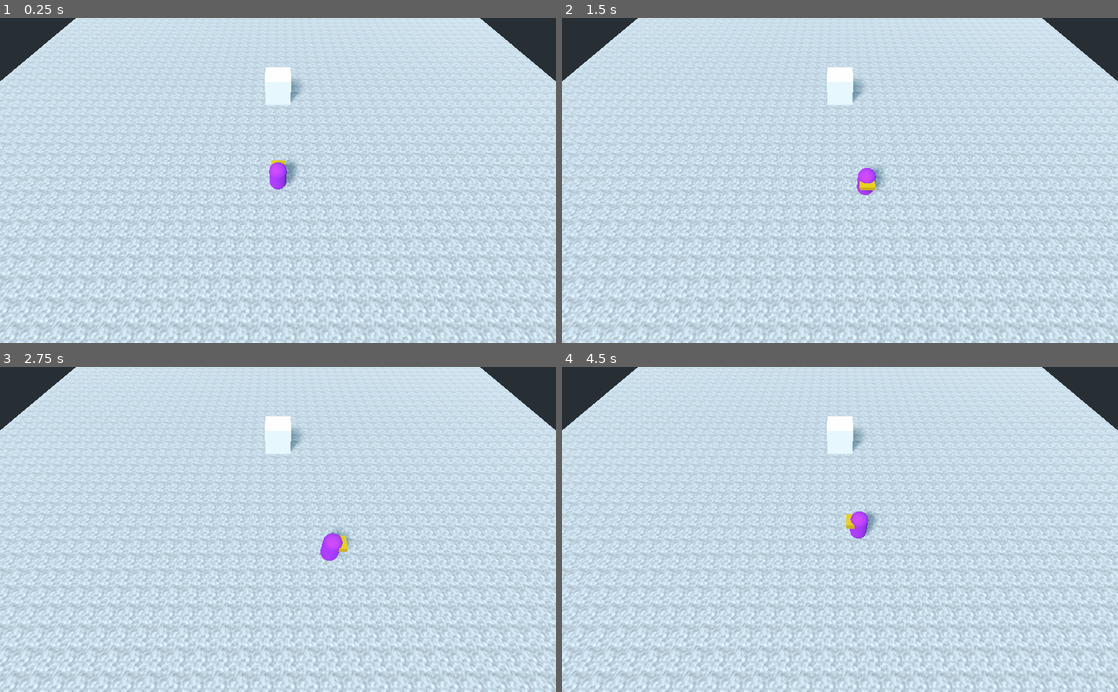
Above: before the commit, frames 1-4 (two rows, left to right).
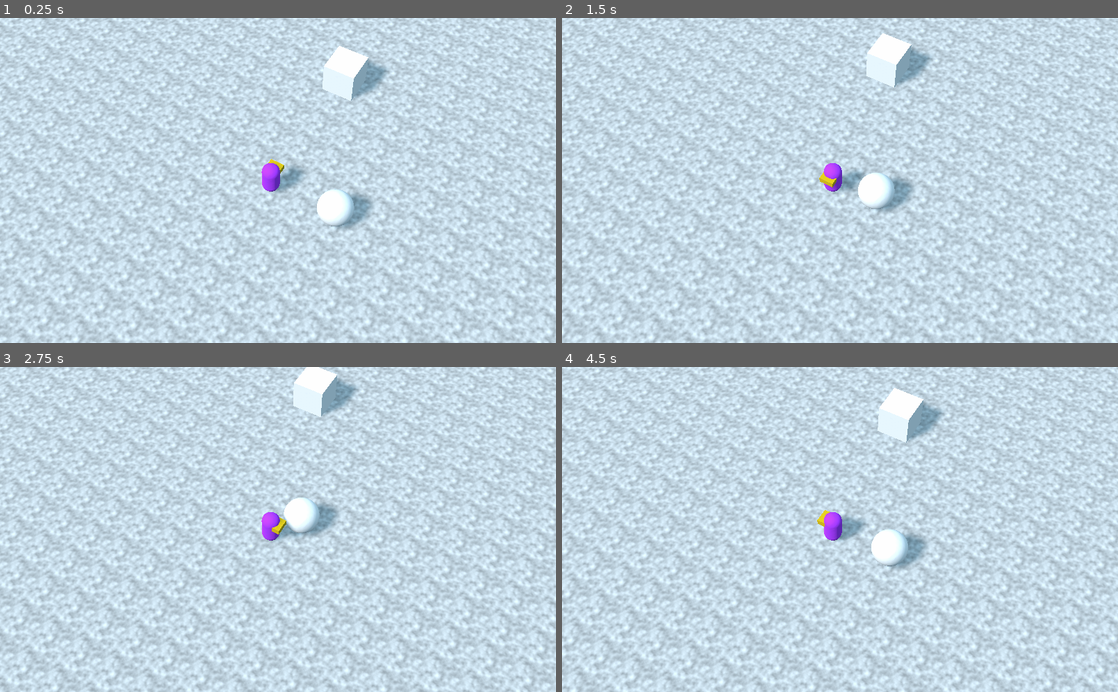
Above: after the commit, the same moments.

Repository: hellocld/ogam-2109
Game: Godot game, scene res://Testing/CharacterTest.tscn
The game is run twice, just before and just after one commit, with the same random seed, the same clock (stepped at 60 frames per second) and the same inputs. The project has no main scene, so this scene is started directly.
Inputs:
- Up to frame 1 (0.25 s): no input
- Up to frame 2 (1.5 s): tap Enter at 0.5 s; hold Right (char_move_right) 0.53-1.28 s; hold Z (char_interact) 0.53-1.28 s; hold Down (char_move_down) from 1.28 s (still down); tap Z (char_interact) at 1.35 s
- Up to frame 3 (2.75 s): release Down (char_move_down) at 2.03 s; hold Right (char_move_right) from 2.03 s (still down); hold Z (char_interact) from 2.03 s (still down)
- Up to frame 4 (4.5 s): release Right (char_move_right) at 2.78 s; release Z (char_interact) at 2.78 s; hold Up (char_move_up) 2.78-3.53 s; tap Z (char_interact) at 2.85, 4.35 s; hold Z (char_interact) 3.53-4.28 s; hold Left (char_move_left) from 3.53 s (still down)

The runs differ from the first frame. In frame 1, 26% of the frame differs, in the area x 0-100%, y 0-100%; in frame 2, 26%; in frame 3, 26%; in frame 4, 26%.

Commit message:
Basic camera, interactive element logic

Diff:
--- /dev/null
+++ b/Testing/Camera.gd
@@ -0,0 +1,19 @@
+extends Camera
+
+
+export(NodePath) var TargetNode
+
+var _target:Spatial
+var _offset:Vector3
+
+
+func _ready():
+	_offset = global_transform.origin
+	if TargetNode:
+		_target = get_node(TargetNode)
+
+
+func _process(_delta):
+	if !_target:
+		return
+	global_transform.origin = _target.global_transform.origin + _offset
--- a/Testing/CharacterTest.tscn
+++ b/Testing/CharacterTest.tscn
@@ -1,6 +1,9 @@
-[gd_scene load_steps=13 format=2]
+[gd_scene load_steps=19 format=2]
 
 [ext_resource path="res://Testing/PlayerCharacter.gd" type="Script" id=1]
+[ext_resource path="res://Testing/Camera.gd" type="Script" id=2]
+[ext_resource path="res://Testing/InteractableStaticBody.gd" type="Script" id=3]
+[ext_resource path="res://Testing/Interactable.gd" type="Script" id=4]
 
 [sub_resource type="SpatialMaterial" id=1]
 albedo_color = Color( 0.713726, 0.211765, 0.968627, 1 )
@@ -18,6 +21,8 @@
 [sub_resource type="CapsuleShape" id=9]
 radius = 0.5
 
+[sub_resource type="SphereShape" id=12]
+
 [sub_resource type="OpenSimplexNoise" id=5]
 
 [sub_resource type="NoiseTexture" id=6]
@@ -26,7 +31,7 @@
 
 [sub_resource type="SpatialMaterial" id=7]
 albedo_texture = SubResource( 6 )
-uv1_scale = Vector3( 50, 50, 1 )
+uv1_scale = Vector3( 25, 25, 1 )
 
 [sub_resource type="QuadMesh" id=8]
 material = SubResource( 7 )
@@ -36,10 +41,17 @@
 
 [sub_resource type="BoxShape" id=11]
 
+[sub_resource type="SphereMesh" id=13]
+
+[sub_resource type="SphereShape" id=14]
+
 [node name="Spatial" type="Spatial"]
 
 [node name="Camera" type="Camera" parent="."]
-transform = Transform( 1, 0, 0, 0, 0.573576, 0.819152, 0, -0.819152, 0.573576, 0, 12, 8 )
+transform = Transform( 0.866025, -0.409576, 0.286788, 0, 0.573576, 0.819152, -0.5, -0.709406, 0.496732, 12, 34, 20 )
+fov = 25.0
+script = ExtResource( 2 )
+TargetNode = NodePath("../Character")
 
 [node name="Character" type="KinematicBody" parent="."]
 script = ExtResource( 1 )
@@ -58,6 +70,13 @@
 transform = Transform( 1, 0, 0, 0, -4.37114e-08, 1, 0, -1, -4.37114e-08, 0, 1, 0 )
 shape = SubResource( 9 )
 
+[node name="InteractArea" type="Area" parent="Character"]
+transform = Transform( 1, 0, 0, 0, 1, 0, 0, 0, 1, 0, 1, -1.1 )
+
+[node name="CollisionShape" type="CollisionShape" parent="Character/InteractArea"]
+transform = Transform( 1, 0, 0, 0, 1, 0, 0, 0, 1, 0, 0, 0.2 )
+shape = SubResource( 12 )
+
 [node name="Floor" type="Spatial" parent="."]
 
 [node name="MeshInstance" type="MeshInstance" parent="Floor"]
@@ -68,6 +87,7 @@
 [node name="DirectionalLight" type="DirectionalLight" parent="."]
 transform = Transform( 0.868095, 0.36842, -0.332683, 0, 0.670193, 0.742186, 0.496398, -0.644288, 0.581792, 0, 0, 0 )
 shadow_enabled = true
+directional_shadow_mode = 0
 
 [node name="StaticBody" type="StaticBody" parent="."]
 transform = Transform( 1, 0, 0, 0, 1, 0, 0, 0, 1, 0, 0, -9 )
@@ -80,3 +100,22 @@
 [node name="CollisionShape" type="CollisionShape" parent="StaticBody"]
 transform = Transform( 1, 0, 0, 0, 1, 0, 0, 0, 1, 0, 1, 0 )
 shape = SubResource( 11 )
+
+[node name="Interactable" type="Spatial" parent="."]
+transform = Transform( 1, 0, 0, 0, 1, 0, 0, 0, 1, 4, 1, 0 )
+script = ExtResource( 4 )
+
+[node name="MeshInstance" type="MeshInstance" parent="Interactable"]
+mesh = SubResource( 13 )
+material/0 = null
+
+[node name="StaticBody" type="StaticBody" parent="Interactable"]
+collision_mask = 3
+script = ExtResource( 3 )
+
+[node name="CollisionShape" type="CollisionShape" parent="Interactable/StaticBody"]
+shape = SubResource( 14 )
+
+[connection signal="body_entered" from="Character/InteractArea" to="Character" method="_on_InteractArea_body_entered"]
+[connection signal="body_exited" from="Character/InteractArea" to="Character" method="_on_InteractArea_body_exited"]
+[connection signal="interacted_with" from="Interactable/StaticBody" to="Interactable" method="_on_StaticBody_interacted_with"]
--- /dev/null
+++ b/Testing/Interactable.gd
@@ -0,0 +1,7 @@
+extends Spatial
+
+
+
+
+func _on_StaticBody_interacted_with() -> void:
+	print_debug("I was interacted with!")
--- /dev/null
+++ b/Testing/InteractableStaticBody.gd
@@ -0,0 +1,4 @@
+class_name InteractableStaticBody
+extends StaticBody
+
+signal interacted_with
--- a/Testing/PlayerCharacter.gd
+++ b/Testing/PlayerCharacter.gd
@@ -1,4 +1,8 @@
+class_name PlayerCharacter
 extends Character
+
+
+var _interactable_body:Spatial
 
 
 func _physics_process(delta: float) -> void:
@@ -10,4 +14,17 @@
 func _unhandled_input(event: InputEvent) -> void:
 	if event.is_action_pressed("char_interact"):
 		print_debug("Player interacting...")
-		emit_signal("interacting")
+		if _interactable_body && _interactable_body.has_signal(Util.sig_interacted_with):
+			_interactable_body.emit_signal(Util.sig_interacted_with)
+
+
+func _on_InteractArea_body_entered(body: Node) -> void:
+	if body.has_signal(Util.sig_interacted_with):
+		print_debug("Interactable %s detected" % body.name)
+		_interactable_body = body
+
+
+func _on_InteractArea_body_exited(body: Node) -> void:
+	if _interactable_body == body:
+		print_debug("Removing interactable %s" % body.name)
+		_interactable_body = null
--- /dev/null
+++ b/Util.gd
@@ -0,0 +1,4 @@
+extends Node
+
+
+const sig_interacted_with = "interacted_with"
--- a/project.godot
+++ b/project.godot
@@ -13,10 +13,26 @@
 "class": "Character",
 "language": "GDScript",
 "path": "res://Testing/Character.gd"
+}, {
+"base": "StaticBody",
+"class": "InteractableStaticBody",
+"language": "GDScript",
+"path": "res://Testing/InteractableStaticBody.gd"
+}, {
+"base": "Character",
+"class": "PlayerCharacter",
+"language": "GDScript",
+"path": "res://Testing/PlayerCharacter.gd"
 } ]
 _global_script_class_icons={
-"Character": ""
+"Character": "",
+"InteractableStaticBody": "",
+"PlayerCharacter": ""
 }
+
+[autoload]
+
+Util="*res://Util.gd"
 
 [input]
 
@@ -52,6 +68,11 @@
  ]
 }
 
+[layer_names]
+
+3d_physics/layer_1="Collision"
+3d_physics/layer_2="Interactables"
+
 [rendering]
 
 environment/default_environment="res://Env_Default.tres"
